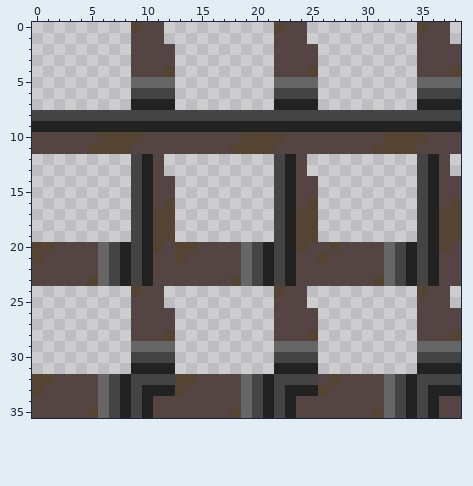
File history of a pixel-art sprite, Logical/Content/1/ChangerShadows.png. This is how it looked before the edit.
The file is 39x36 pixels.
After the commit:
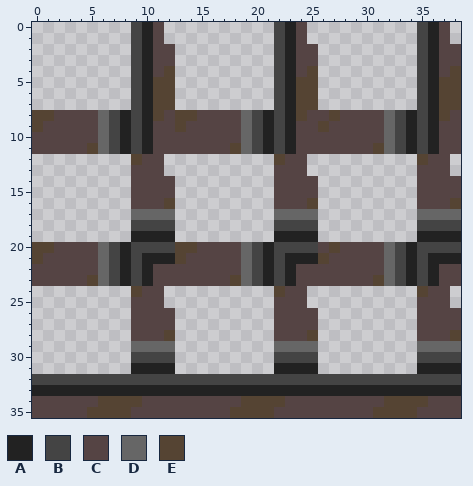
Palette (. is transparent): A #222222  B #444444  C #554444  D #666666  E #554433
From old to new:
The author changed colour B to colour A in row 6 at x 10, 23 and 36; in row 8 at x 8, 10, 21, 23, 34 and 36; in row 19 at x 9, 22 and 35; in row 33 at x 7, 9, 20, 22, 33 and 35.
The author changed colour C to colour A in rows 0 to 4 at x 10, 23 and 36; in rows 10 to 11 at x 10, 23 and 36; in row 21 at x 11 to 12, 24 to 25 and 37 to 38; in row 33 at x 1 to 5, 14 to 18 and 27 to 31.
The author changed colour D to colour A in row 5 at x 10, 23 and 36; in row 33 at x 6, 19 and 32.
The author changed colour E to colour A in rows 10 to 11 at x 8, 21 and 34; in row 19 at x 11 to 12, 24 to 25 and 37 to 38; in row 33 at x 0, 13 and 26.
The author changed colour A to colour B in row 7 at x 9, 22 and 35; in row 9 at x 7, 9, 20, 22, 33 and 35; in row 18 at x 10, 23 and 36; in row 20 at x 10, 23 and 36; in row 32 at x 8, 21 and 34.
The author changed colour C to colour B in rows 1 to 4 at x 9, 22 and 35; in row 11 at x 9, 22 and 35; in row 20 at x 12, 25 and 38; in row 32 at x 2 to 5, 15 to 18, 26 and 28 to 31.
The author changed colour D to colour B in row 5 at x 9, 22 and 35; in row 32 at x 6, 19 and 32.
The author changed colour E to colour B in row 0 at x 9, 22 and 35; in row 10 at x 7, 9, 20, 22, 33 and 35; in row 11 at x 7, 20 and 33; in row 18 at x 11 to 12, 24 to 25 and 37 to 38; in row 20 at x 11, 24 and 37; in row 32 at x 0 to 1, 13 to 14 and 27.
The author changed colour A to colour C in row 9 at x 1 to 5, 11 to 12, 14 to 18, 24 to 25, 27 to 31 and 37 to 38; in rows 12 to 16 at x 10, 23 and 36; in rows 34 to 35 at x 10, 23 and 36.
The author changed colour B to colour C in row 8 at x 2 to 5, 12, 15 to 18, 25 to 26, 28 to 31 and 38; in rows 13 to 16 at x 9, 22 and 35; in row 35 at x 9, 22 and 35.
The author changed colour A to colour D in row 9 at x 6, 19 and 32; in row 17 at x 10, 23 and 36.
The author changed colour B to colour D in row 8 at x 6, 19 and 32; in row 17 at x 9, 22 and 35.
The author changed colour E to colour D in rows 10 to 11 at x 6, 19 and 32; in row 17 at x 11 to 12, 24 to 25 and 37 to 38.
The author changed colour A to colour E in row 7 at x 11 to 12, 24 to 25 and 37 to 38; in row 9 at x 0, 13 and 26; in rows 34 to 35 at x 8, 21 and 34.
The author changed colour B to colour E in row 6 at x 11 to 12, 24 to 25 and 37 to 38; in row 8 at x 0 to 1, 11, 13 to 14, 24, 27 and 37; in row 12 at x 9, 22 and 35; in row 34 at x 7, 9, 20, 22, 33 and 35; in row 35 at x 7, 20 and 33.
The author changed colour D to colour E in row 5 at x 11 to 12, 24 to 25 and 37 to 38; in rows 34 to 35 at x 6, 19 and 32.
